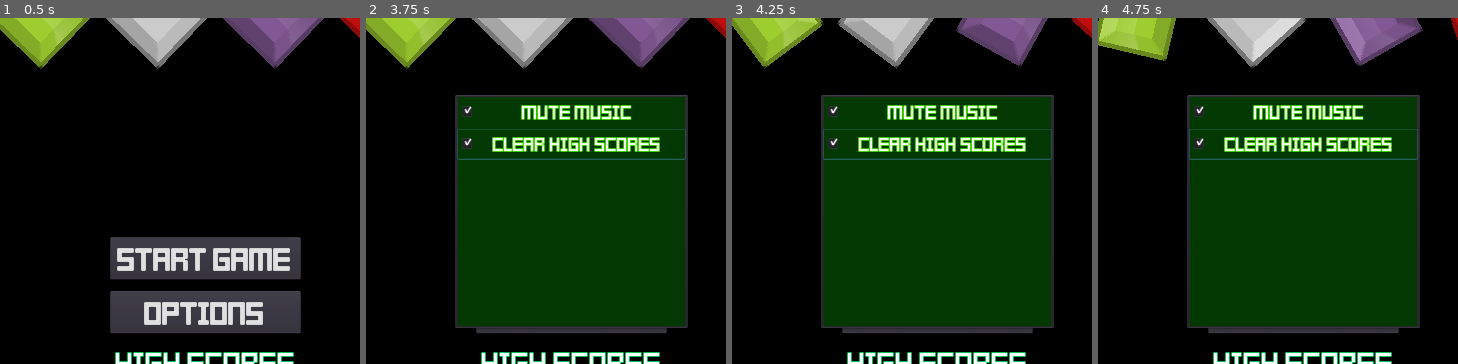
Above: before the commit, frames 1-4 (left to right).
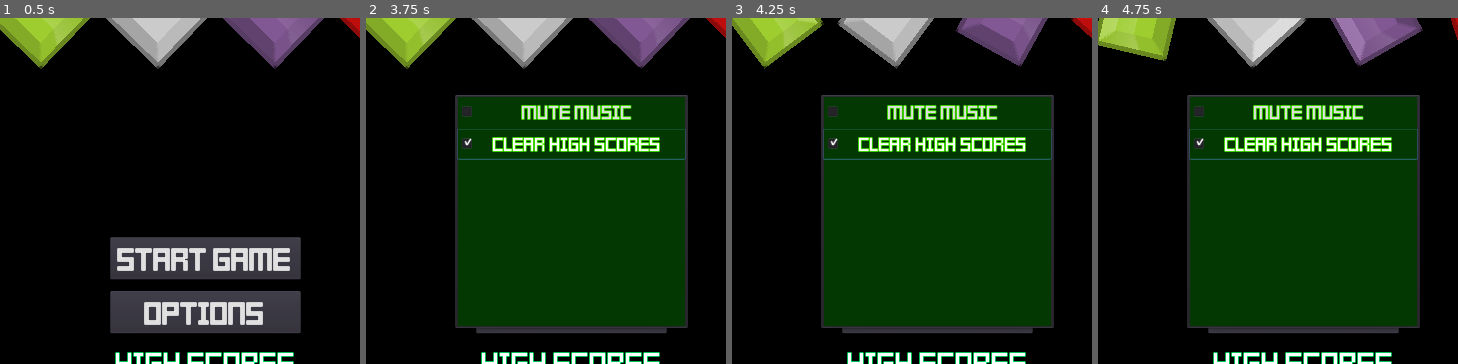
Above: after the commit, the same moments.

Repository: samurailobster/Block-Destroyer
Game: Godot game, scene res://scenes/main.tscn
Same seed, same stepped clock (60 frames per second), same inputs: the game is played once before the commit and once after it.
Inputs:
- Up to frame 1 (0.5 s): no input
- Up to frame 2 (3.75 s): click "OPTIONS" at 0.5 s; click "Mute Music" at 1.25 s; click "START GAME" at 2 s; click "START GAME" at 2.75 s; click "Clear High Scores" at 3.5 s
- Up to frame 3 (4.25 s): no input
- Up to frame 4 (4.75 s): hold D (right) from 4.28 s (still down)
The pictures show only the part of the screen within x 21-71%, y 21-71%; the shares and areas given below are measured in that part.

Frame 1 is identical in both runs. In frame 2, 0.5% of the frame differs, in the area x 27-74%, y 25-30%; in frame 3, 0.5%; in frame 4, 0.5%.

Commit message:
Save system
More work done to the system and game save settings.

Diff:
--- a/scripts/global.gd
+++ b/scripts/global.gd
@@ -1,4 +1,6 @@
 extends Node
+
+const CONFIG_FILE := "user://config.cfg"
 
 const HIGH_SCORE_FILE := "user://high_scores.txt"
 const HIGH_SCORE_LIMIT := 5
@@ -13,7 +15,26 @@
 var game_music := true
 
 func _ready():
+	load_config()
 	load_high_scores()
+
+func load_config():
+	var config = ConfigFile.new()
+	var err = config.load(CONFIG_FILE)
+	if err == OK:
+		game_music = config.get_value("audio", "game_music", true)
+	else:
+		print("No config file found.")
+
+func save_config():
+	var config = ConfigFile.new()
+	var err = config.load(CONFIG_FILE)
+	if err == OK:
+		if not config.has_section_key("audio", "game_music"):
+			config.set_value("audio", "game_music", game_music)
+		config.save(CONFIG_FILE)
+	else:
+		print("No config file found.")
 
 func load_high_scores():
 	var high_score_file = File.new()
--- a/scripts/main.gd
+++ b/scripts/main.gd
@@ -74,14 +74,20 @@
 func _on_options_button_pressed():
 	options_panel.popup_centered()
 	options_panel.show()
+	$options/MarginContainer/VBoxContainer/mute_music.pressed = Global.game_music
 
 func _on_CheckBox_toggled(button_pressed : bool):
 	if button_pressed:
+		print(button_pressed)
+		print(Global.game_music)
 		game_music.stop()
 		Global.game_music = false
 	else:
+		print(button_pressed)
+		print(Global.game_music)
 		game_music.play()
 		Global.game_music = true
+	Global.save_config()
 
 func _on_clear_high_scores_toggled(button_pressed):
 	Global.wipe_high_scorefile()
